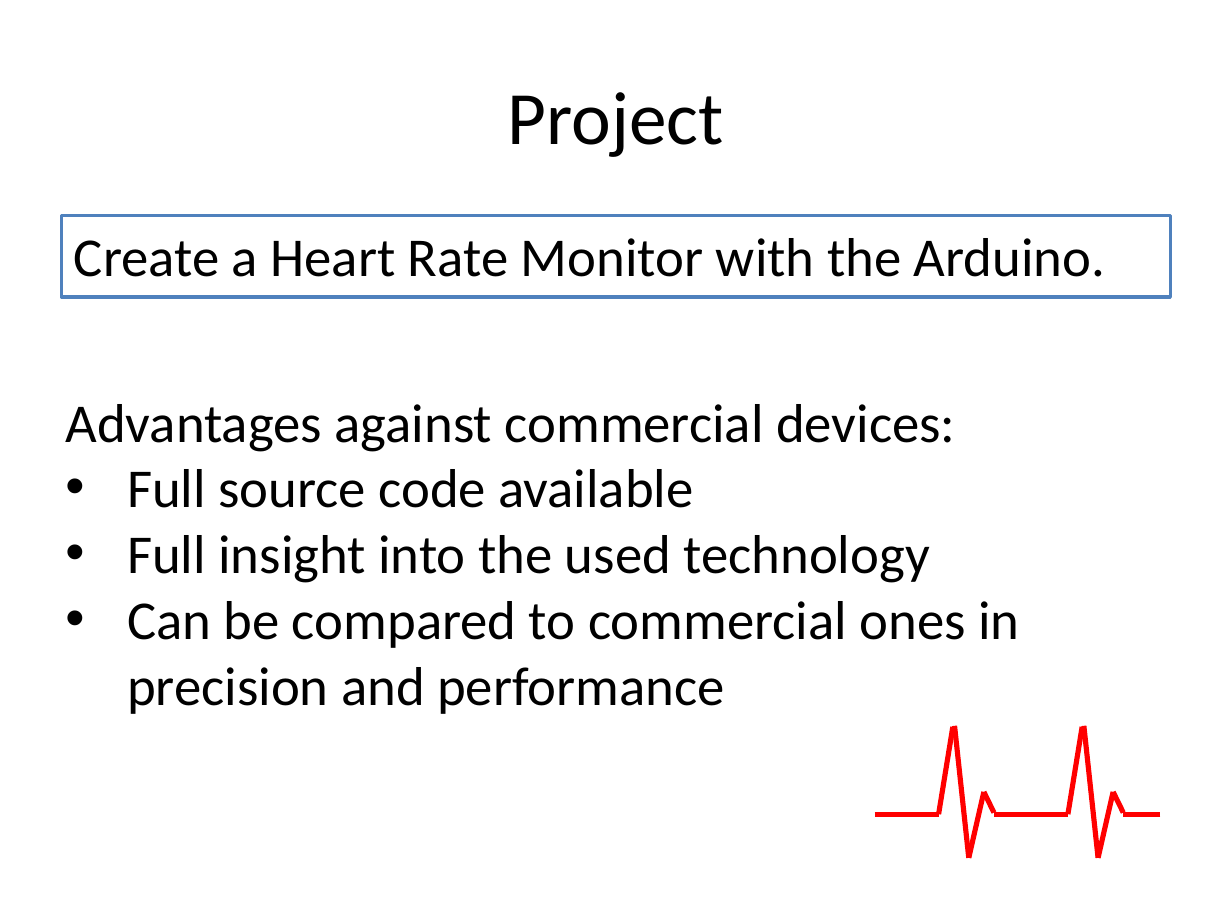
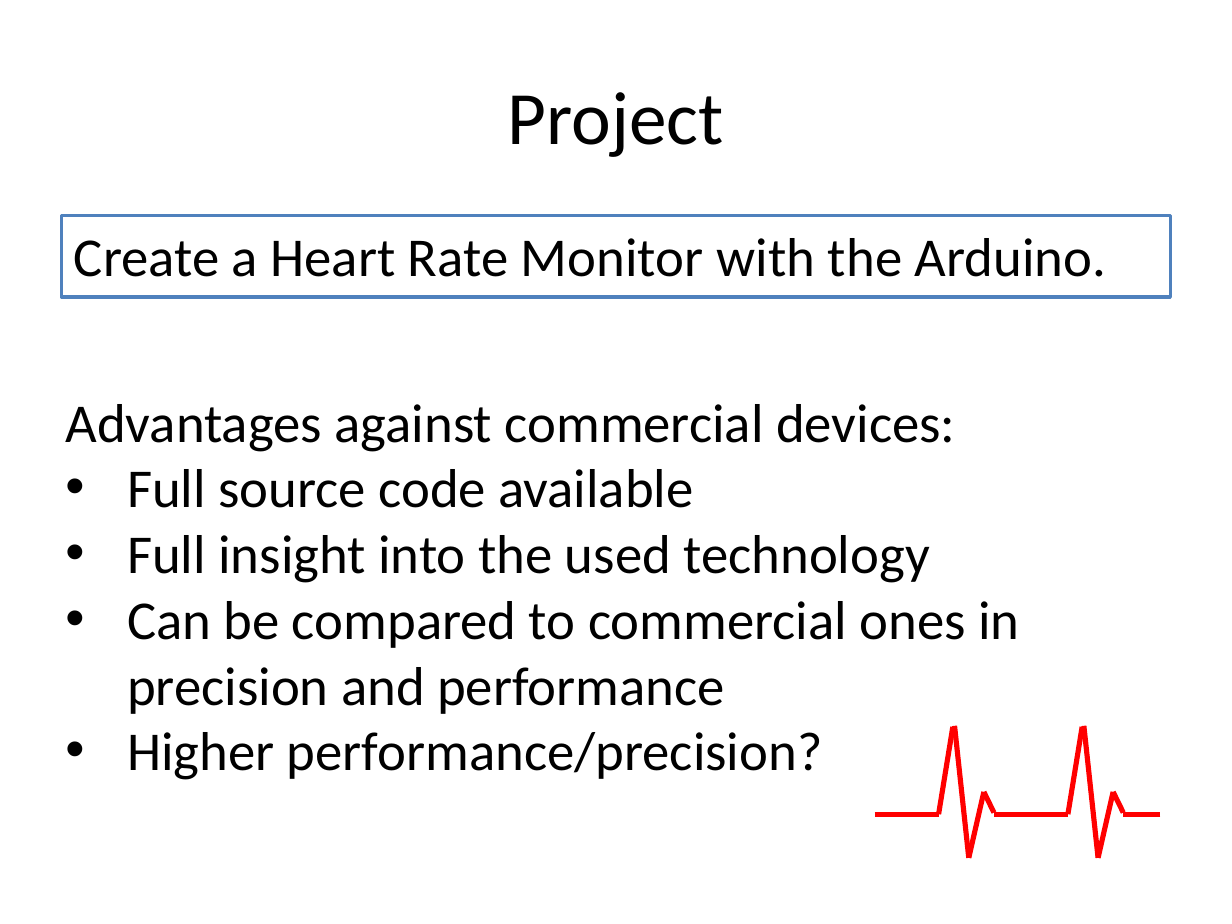
Before and after one commit to UbiquitousComputingSS14/Documentation, a slide deck: slide 2 of res/HeartRateMonitor.pptx. Drawn at 1232x924 pixels with LibreOffice and Linux fonts; fonts in the diff are those of the drawing. Boxes give left, top, right and bottom in pixels: in the first picture for what was removed or moved away, otherwise in the second. Text is boxed around its words. In the diff, an @@ line names an element or a change of style, - is before the commit and + after.

```diff
--- a/res/HeartRateMonitor.pptx
+++ b/res/HeartRateMonitor.pptx
@@ text at (x1=127, y1=732, x2=823, y2=780): paragraph added @@
+• Higher performance/precision?
```
Also in this commit, not shown: 12 other slides changed, 11 slides added, 4 slides removed, 1 other file.
